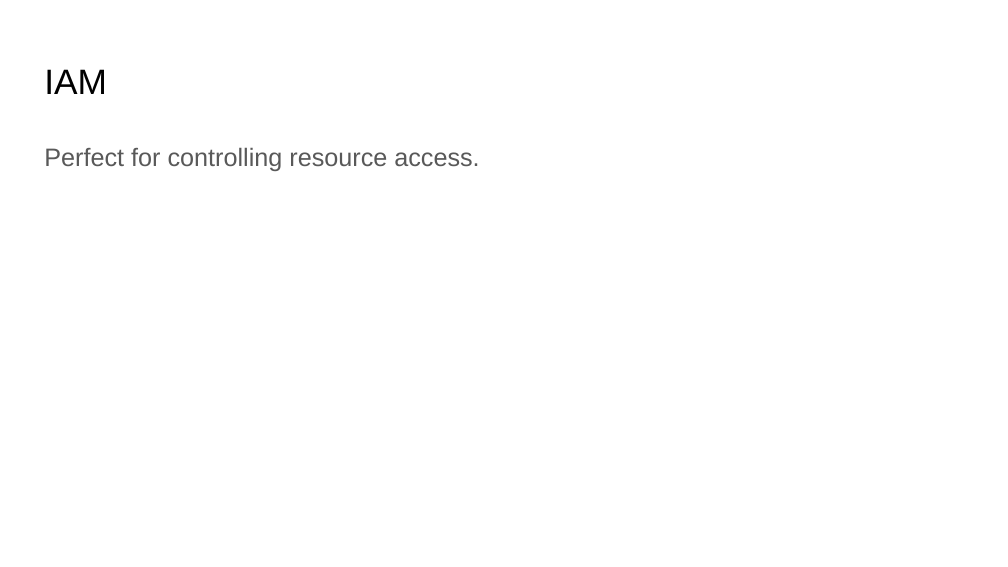
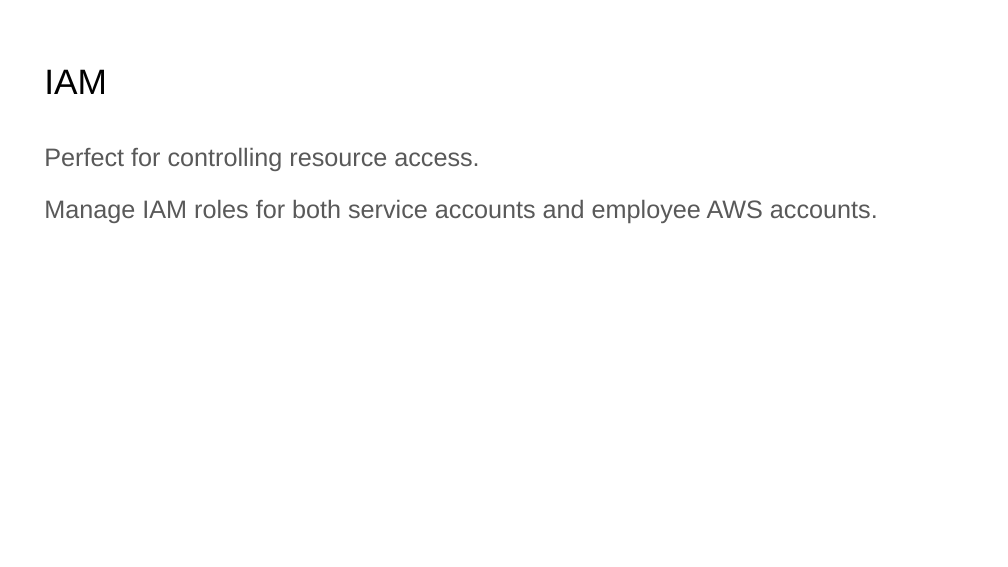
Before and after one commit to diminishin/govtech_de_assignment, a slide deck: slide 7 of govtech/section_3/Govtech Section 3.pptx (slide 8 before the commit). Drawn at 1008x567 pixels with LibreOffice and Linux fonts; fonts in the diff are those of the drawing. Boxes give left, top, right and bottom in pixels: in the first picture for what was removed or moved away, otherwise in the second. Text is boxed around its words. In the diff, an @@ line names an element or a change of style, - is before the commit and + after.

```diff
--- a/govtech/section_3/Govtech Section 3.pptx
+++ b/govtech/section_3/Govtech Section 3.pptx
@@ text at bbox=[44, 199, 878, 223]: paragraph added @@
+Manage IAM roles for both service accounts and employee AWS accounts.
```
Also in this commit, not shown: 3 other slides changed, 1 slide added, 1 slide removed, 1 other file.
